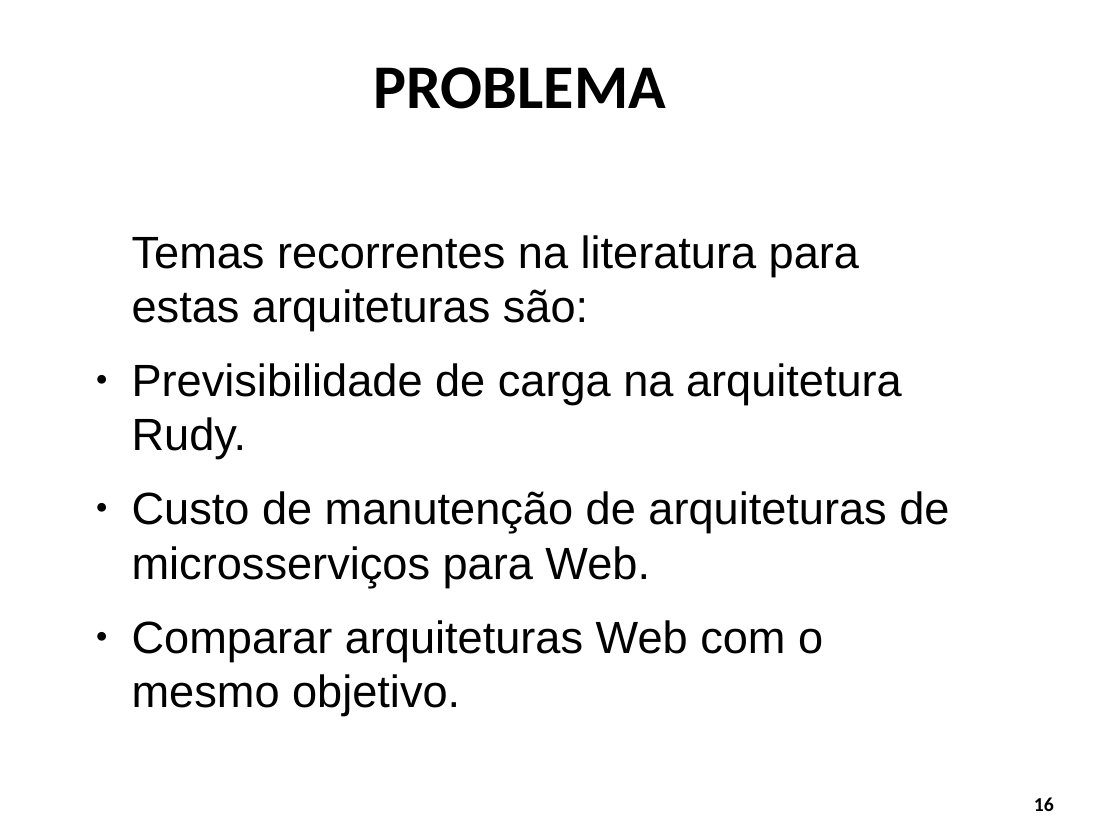
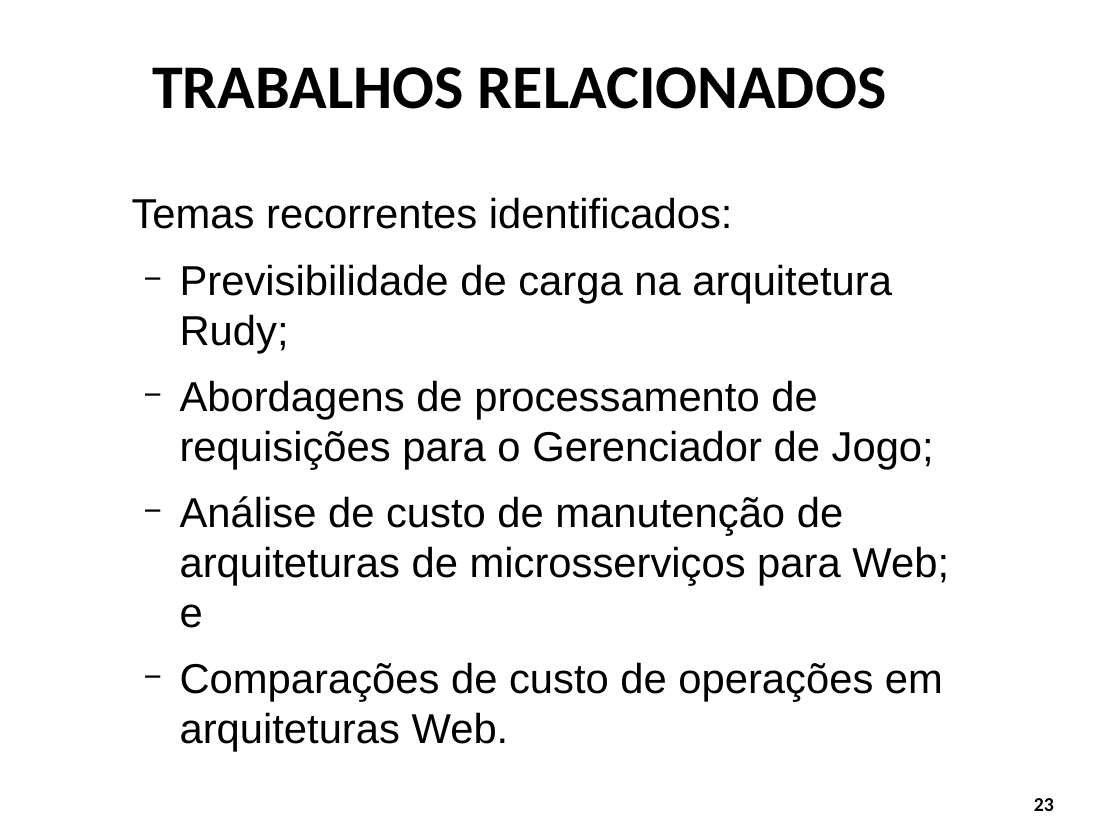
Before and after one commit to Schweigert/TCC, a slide deck: slide 23 of tcc/Apresentacao/apresentacao_tcc1.odp (slide 16 before the commit). Drawn at 1120x840 pixels with LibreOffice and Linux fonts; fonts in the diff are those of the drawing; background and template pictures are left out. Boxes give left, top, right and bottom in pixels: in the first picture for what was removed or moved away, otherwise in the second. Text is boxed around its words. In the diff, an @@ line names an element or a change of style, - is before the commit and + after.

```diff
--- a/tcc/Apresentacao/apresentacao_tcc1.odp
+++ b/tcc/Apresentacao/apresentacao_tcc1.odp
@@ title at box(152, 67, 886, 109): text changed @@
-PROBLEMA
+TRABALHOS RELACIONADOS
@@ text at box(132, 197, 949, 752): text changed; size 32 to 29.6 pt @@
-Temas recorrentes na literatura para estas arquiteturas são:
-● Previsibilidade de carga na arquitetura Rudy.
-● Custo de manutenção de arquiteturas de microsserviços para Web.
-● Comparar arquiteturas Web com o mesmo objetivo.
+Temas recorrentes identificados:
+  − Previsibilidade de carga na arquitetura Rudy;
+  − Abordagens de processamento de requisições para o Gerenciador de Jogo;
+  − Análise de custo de manutenção de arquiteturas de microsserviços para Web; e
+  − Comparações de custo de operações em arquiteturas Web.
@@ page number at box(1034, 798, 1054, 811): text changed @@
-16
+23
```
Also in this commit, not shown: 9 other slides changed, 7 slides added.
